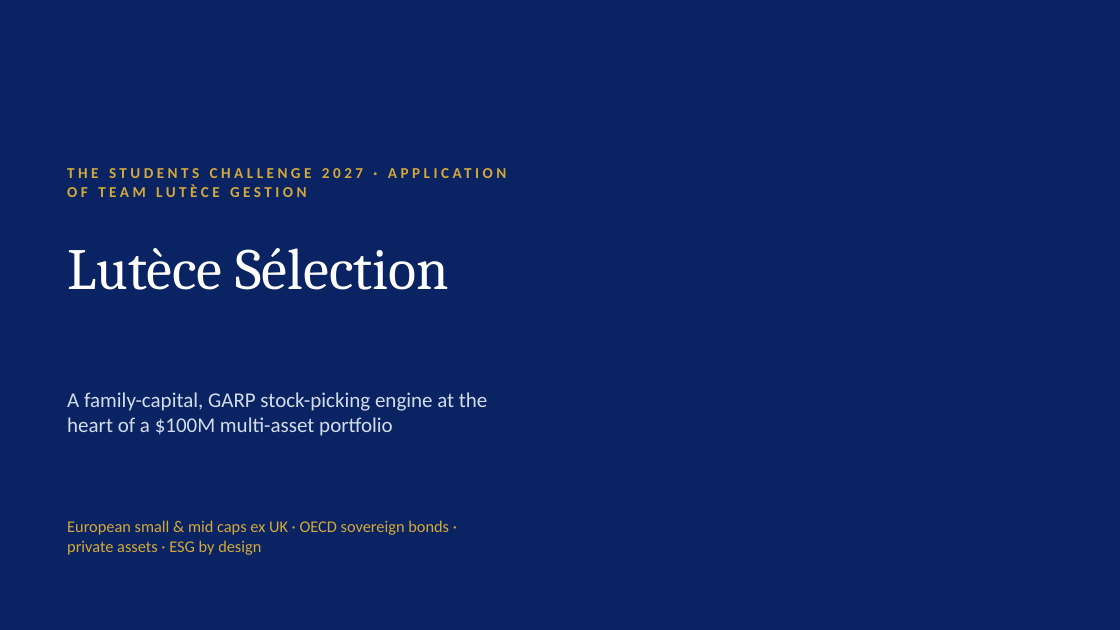
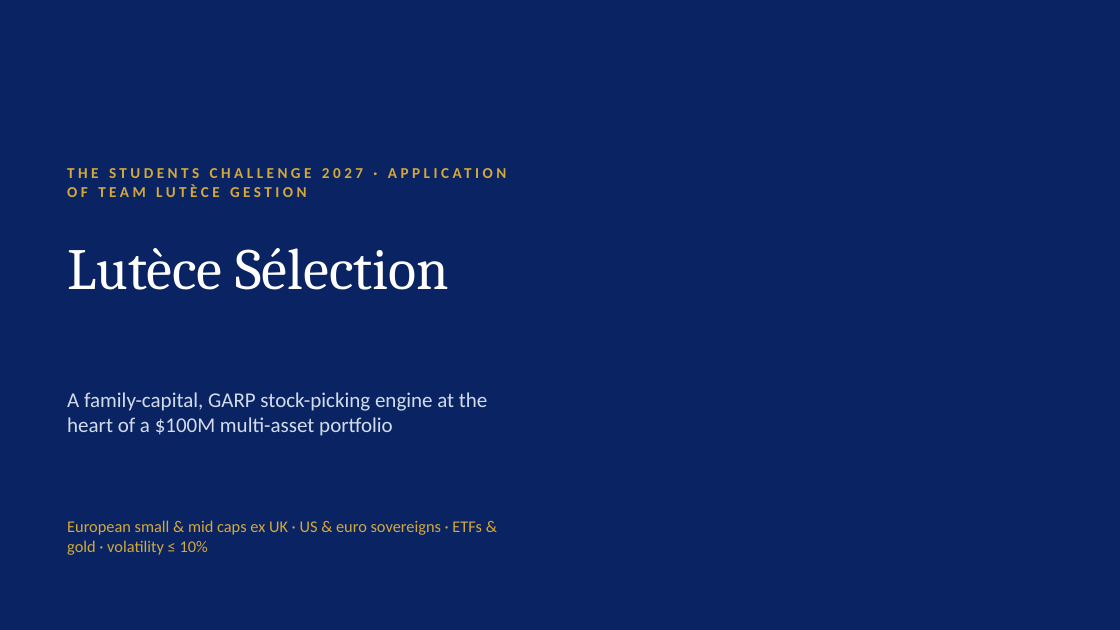
Before and after one commit to charlesarthurfrancois-sys/ponytail, a slide deck: slide 1 of student-challenge/Lutece_Gestion_Application_Students_Challenge_2027.pptx. Drawn at 1120x630 pixels with LibreOffice and Linux fonts; fonts in the diff are those of the drawing; background and template pictures are left out. Boxes give left, top, right and bottom in pixels: in the first picture for what was removed or moved away, otherwise in the second. Text is boxed around its words. In the diff, an @@ line names an element or a change of style, - is before the commit and + after.

```diff
--- a/student-challenge/Lutece_Gestion_Application_Students_Challenge_2027.pptx
+++ b/student-challenge/Lutece_Gestion_Application_Students_Challenge_2027.pptx
@@ text at <box>67,520,482,555</box>: text changed @@
-European small & mid caps ex UK · OECD sovereign bonds · private assets · ESG by design
+European small & mid caps ex UK · US & euro sovereigns · ETFs & gold · volatility ≤ 10%
```
Also in this commit, not shown: 7 other slides changed, 1 other file.
